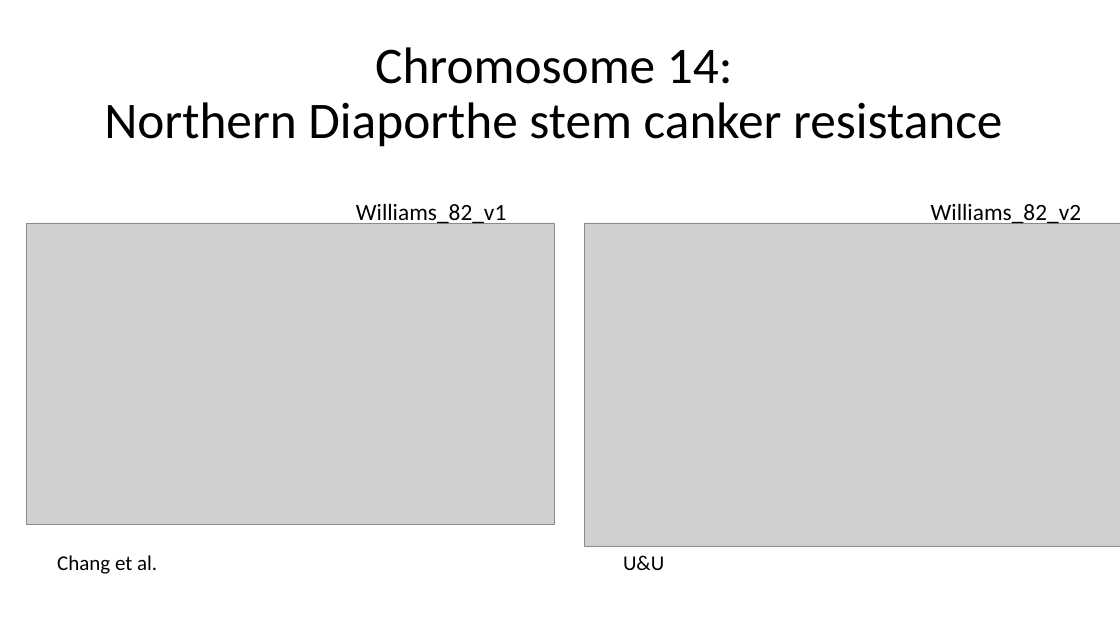
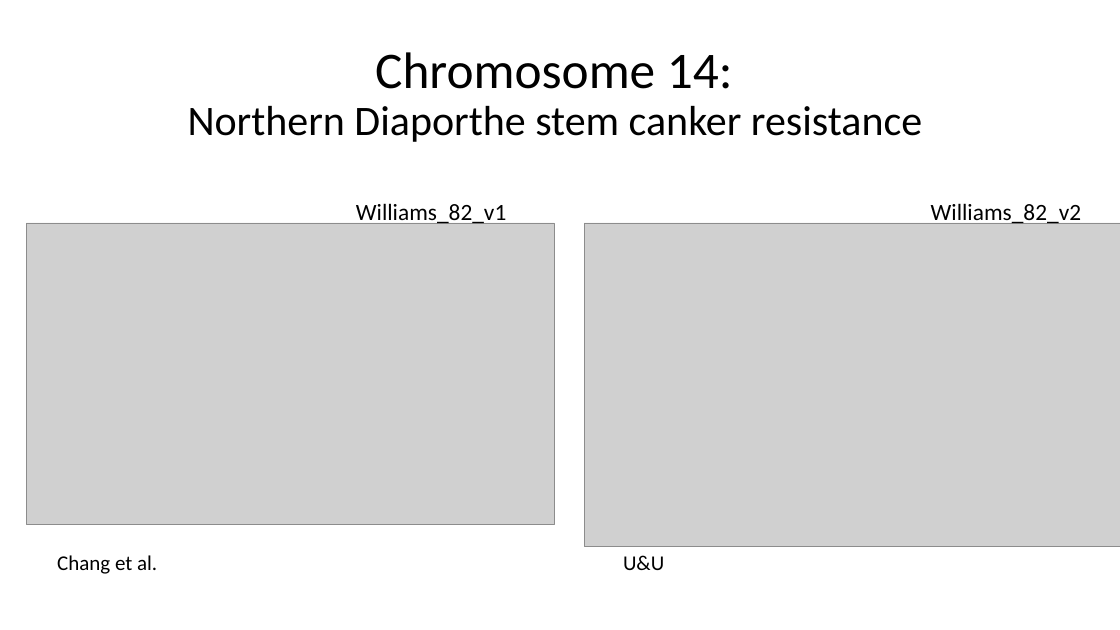
Before and after one commit to mighster/BCB546x-Fall2017-Undercaffeinated, a slide deck: slide 15 of Characterization of Disease Resistance Loci in the USDA.pptx. Drawn at 1120x630 pixels with LibreOffice and Linux fonts; fonts in the diff are those of the drawing; grey boxes stand for pictures. Boxes give left, top, right and bottom in pixels: in the first picture for what was removed or moved away, otherwise in the second. Text is boxed around its words. In the diff, an @@ line names an element or a change of style, - is before the commit and + after.

```diff
--- a/Characterization of Disease Resistance Loci in the USDA.pptx
+++ b/Characterization of Disease Resistance Loci in the USDA.pptx
@@ title "Chromosome 14: Northern Diaporthe stem ..." at box(188, 52, 922, 142): size 44 to 36 pt in "Northern Diaporthe stem canker resistance" @@
```
Also in this commit, not shown: 3 other slides changed.
